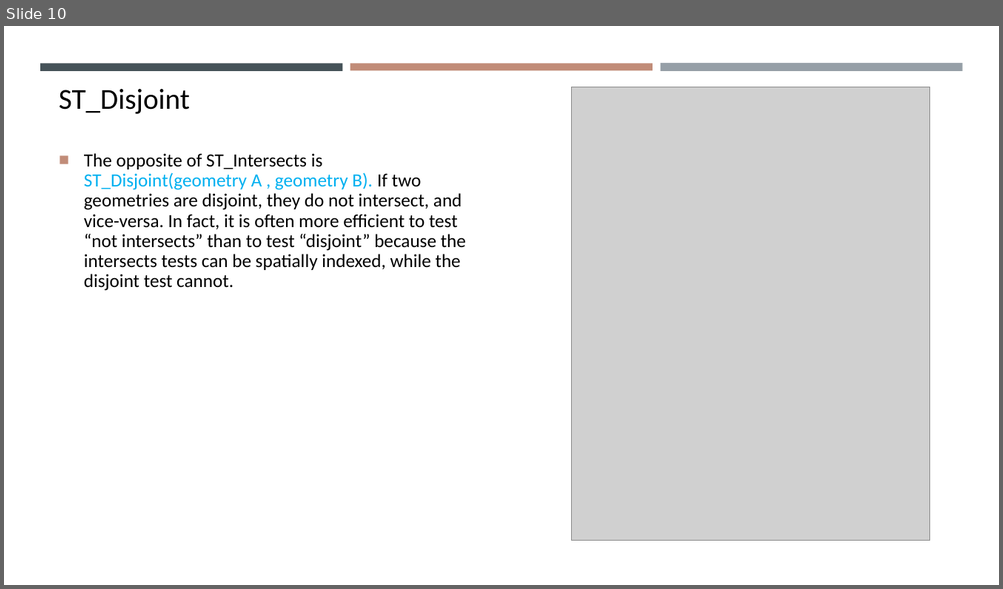
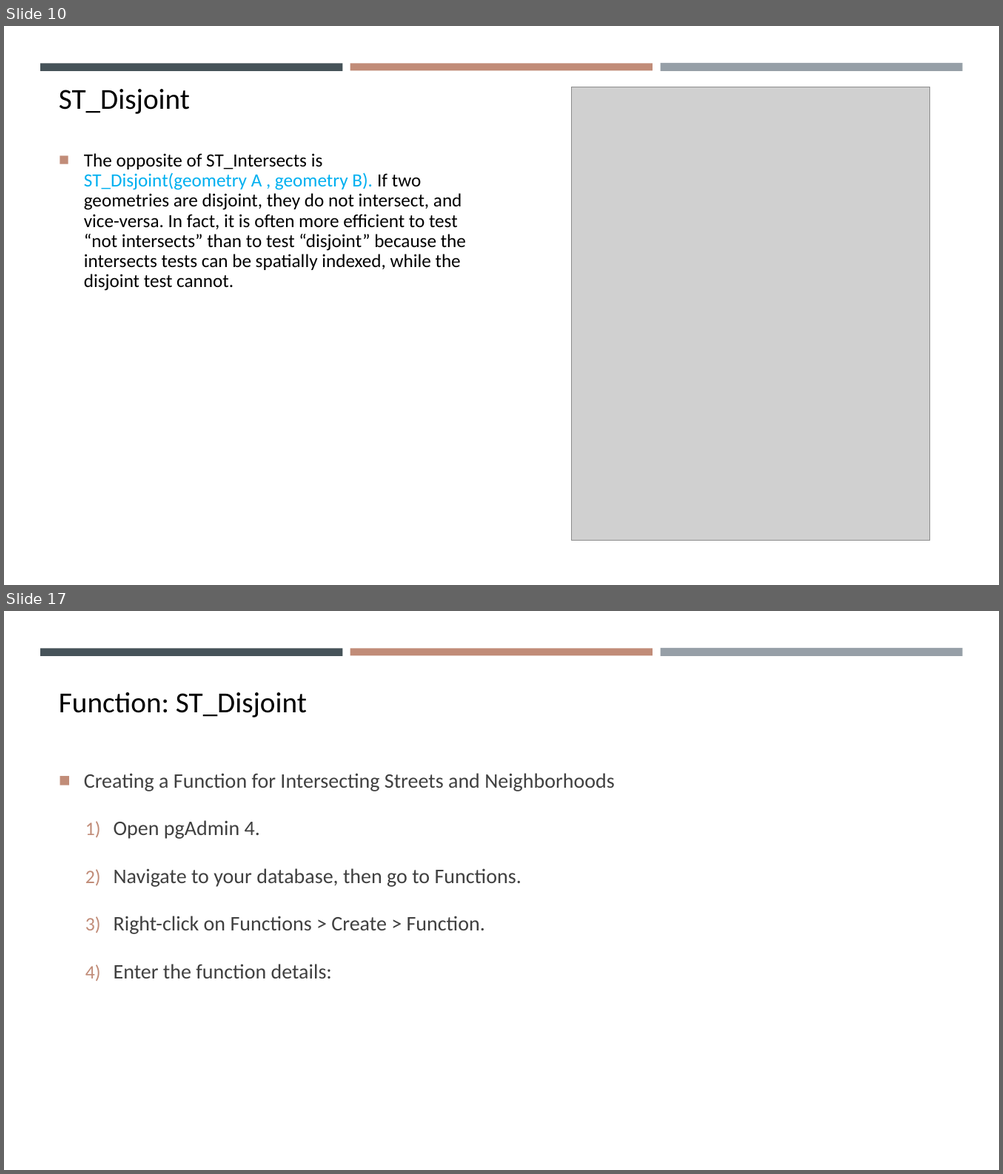
Before and after one commit to gisynw/ssj-376, a slide deck: docs/Lectures/Week05/Week05_Park02.pptx. Shown one above the other, each under a label of ours: slide 10 before the commit, slides 10 and 17 after it; the slides between them are not shown. The pictures are 1003x589 and 1003x1174 pixels, drawn with LibreOffice and Linux fonts; fonts in the diff are those of the drawing; grey boxes stand for pictures. Boxes give left, top, right and bottom in pixels: in the first picture for what was removed or moved away, otherwise in the second. Text is boxed around its words. In the diff, an @@ line names an element or a change of style, - is before the commit and + after.

```diff
--- a/docs/Lectures/Week05/Week05_Park02.pptx
+++ b/docs/Lectures/Week05/Week05_Park02.pptx
@@ slide 17 added at box(4, 611, 999, 1170), background #FFFFFF; not listed: 3 template elements that a slide beside it also shows @@
@@ text added at box(59, 692, 307, 718), 28 pt, text #000000 @@
+Function: ST_Disjoint
@@ text added at box(84, 773, 614, 979), 20 pt, text #404040 @@
+■ Creating a Function for Intersecting Streets and Neighborhoods
+  1) Open pgAdmin 4.
+  2) Navigate to your database, then go to Functions.
+  3) Right-click on Functions > Create > Function.
+  4) Enter the function details:
```
Also in this commit, not shown: 8 slides changed, 6 other slides added, 4 slides removed, 2 other files.
